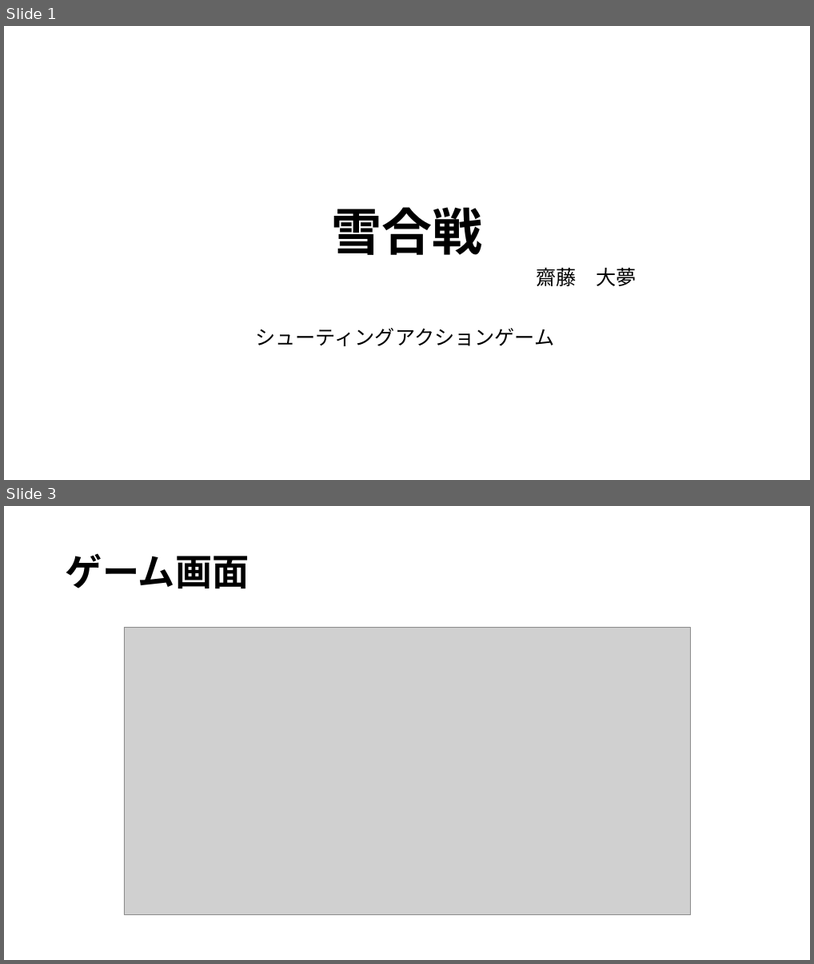
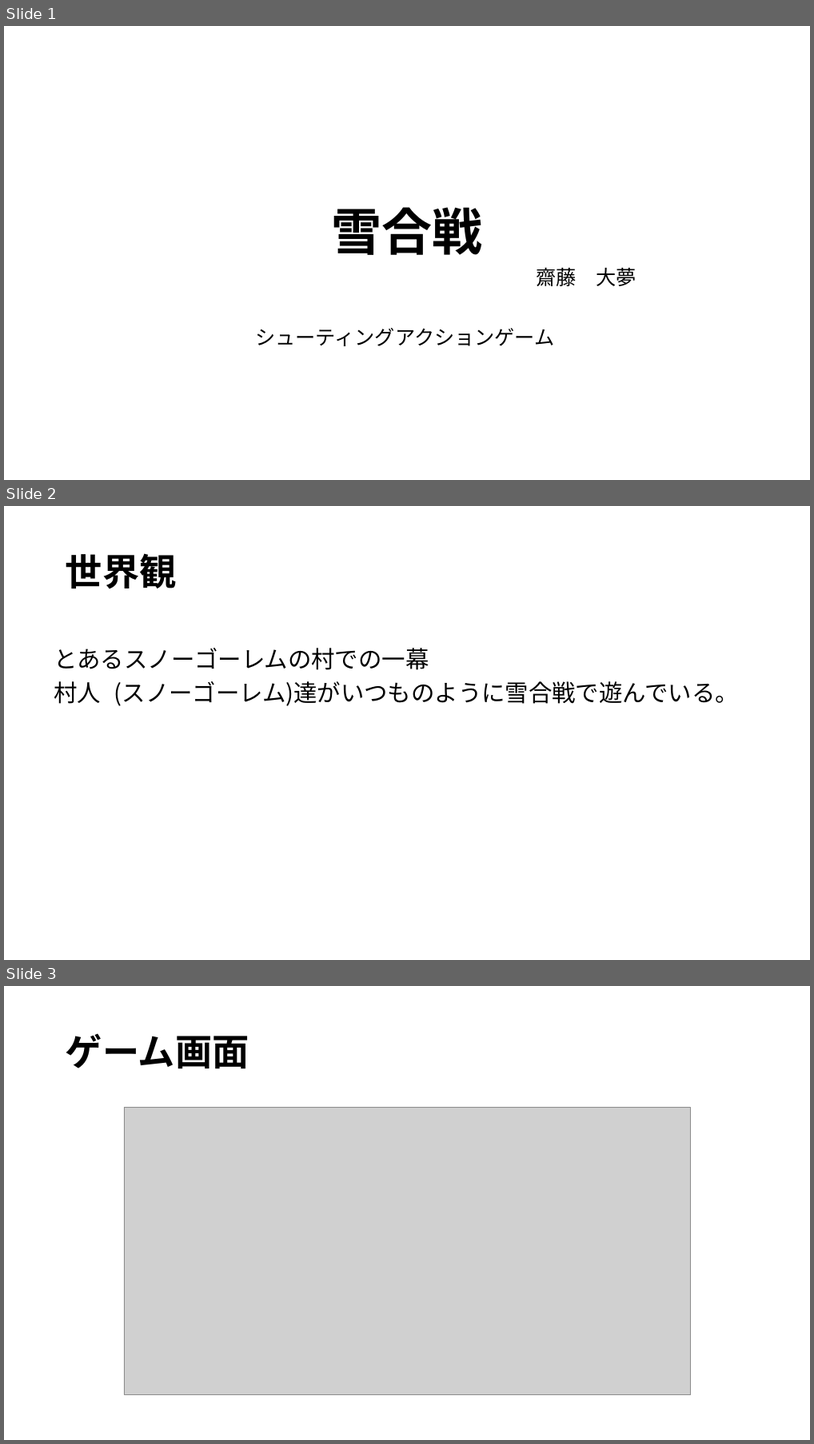
Before and after one commit to 2022Game/12Saitoh, a slide deck: 3DLv2_2023_vs2019_Game/Plan/ゲーム制作Ⅱ.pptx. Shown one above the other, each under a label of ours: slides 1 and 3 before the commit, slides 1, 2 and 3 after it; the slides between them are not shown. The pictures are 814x964 and 814x1444 pixels, drawn with LibreOffice and Linux fonts; fonts in the diff are those of the drawing; grey boxes stand for pictures. Boxes give left, top, right and bottom in pixels: in the first picture for what was removed or moved away, otherwise in the second. Text is boxed around its words. In the diff, an @@ line names an element or a change of style, - is before the commit and + after.

```diff
--- a/3DLv2_2023_vs2019_Game/Plan/ゲーム制作Ⅱ.pptx
+++ b/3DLv2_2023_vs2019_Game/Plan/ゲーム制作Ⅱ.pptx
@@ slide 2 added at (4, 506, 810, 960), background #FFFFFF @@
@@ title added at (66, 553, 177, 589), 44 pt, text #000000, bold @@
+世界観
@@ text added at (54, 648, 739, 706), 28 pt, text #000000 @@
+とあるスノーゴーレムの村での一幕
+村人 (スノーゴーレム)達がいつものように雪合戦で遊んでいる。
```
Also in this commit, not shown: 1 slide changed, 1 slide removed, 2 other files.
